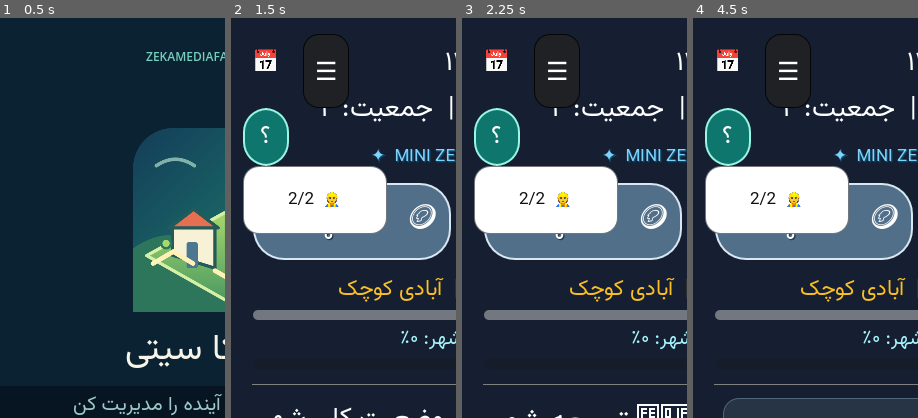
Above: before the commit, frames 1-4 (left to right).
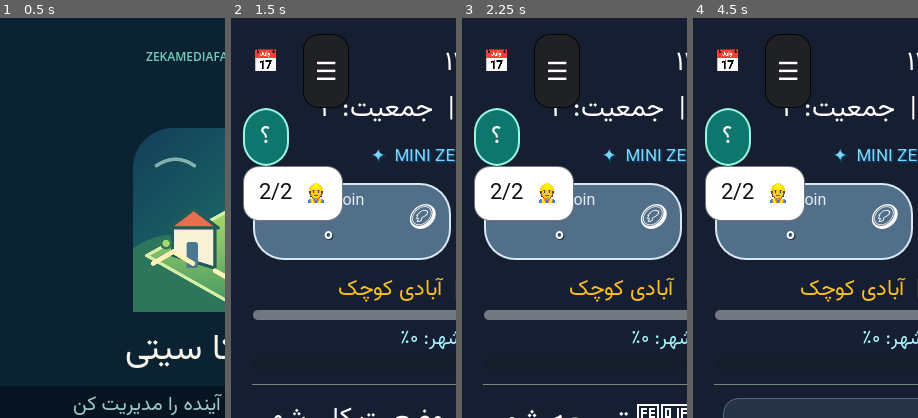
Above: after the commit, the same moments.

Repository: zekainstabot/mini-zeka-city
Game: Godot game, scene res://Main.tscn
The game is run twice, just before and just after one commit, with the same random seed, the same clock (stepped at 60 frames per second) and the same inputs.
Inputs (mouse positions are % of the whole screen's width and height, from its top left):
- Up to frame 1 (0.5 s): no input
- Up to frame 2 (1.5 s): click (50, 54) at 0.52 s; type "12" at 0.6 s; click "رفتن به مأموریت‌ها ←" at 1.25 s
- Up to frame 3 (2.25 s): click "🏗️ توسعه" at 2 s
- Up to frame 4 (4.5 s): click "🏗️ ساختمان‌ها و ساخت‌وساز" at 2.75 s; click "🛣️ توسعه شهر و حمل‌ونقل" at 3.5 s; click "🏆 دستاوردها" at 4.25 s
The pictures show only the part of the screen within x 0-50%, y 0-50%; the shares and areas given below are measured in that part.

Frame 1 is identical in both runs. In frame 2, 5.8% of the frame differs, in the area x 5-70%, y 37-54%; in frame 3, 5.8%; in frame 4, 5.8%.

Commit message:
Polish compact construction shortcut sizing

Diff:
--- a/scripts/Main.gd
+++ b/scripts/Main.gd
@@ -908,10 +908,10 @@
 			report_button.position = Vector2(right_edge - 58.0, inset.y + 166.0)
 			_apply_font(report_button, 25)
 		if construction_capacity_button != null and is_instance_valid(construction_capacity_button):
-			construction_capacity_button.custom_minimum_size = Vector2(144, 68)
-			construction_capacity_button.size = Vector2(144, 68)
+			construction_capacity_button.custom_minimum_size = Vector2(100, 50)
+			construction_capacity_button.size = Vector2(100, 50)
 			construction_capacity_button.position = Vector2(inset.x + 12.0, inset.y + 148.0)
-			_apply_font(construction_capacity_button, 12)
+			_apply_font(construction_capacity_button, 17)
 	else:
 		if daily_reward_button != null and is_instance_valid(daily_reward_button):
 			daily_reward_button.custom_minimum_size = Vector2(56, 54)
@@ -939,10 +939,10 @@
 			report_button.position = Vector2(right_edge - 50.0, inset.y + 138.0)
 			_apply_font(report_button, 25)
 		if construction_capacity_button != null and is_instance_valid(construction_capacity_button):
-			construction_capacity_button.custom_minimum_size = Vector2(158, 70)
-			construction_capacity_button.size = Vector2(158, 70)
+			construction_capacity_button.custom_minimum_size = Vector2(100, 50)
+			construction_capacity_button.size = Vector2(100, 50)
 			construction_capacity_button.position = Vector2(inset.x + 16.0, inset.y + 96.0)
-			_apply_font(construction_capacity_button, 15)
+			_apply_font(construction_capacity_button, 17)
 	if day_night_hud != null and is_instance_valid(day_night_hud):
 		# Anchor the clock to the upper-right; reserve a separate right-side
 		# shortcut rail below it on narrow phones.
@@ -1827,7 +1827,7 @@
 	construction_capacity_button = Button.new()
 	construction_capacity_button.name = "ConstructionCapacityButton"
 	construction_capacity_button.text = "👷  2/2"
-	construction_capacity_button.custom_minimum_size = Vector2(104, 52)
+	construction_capacity_button.custom_minimum_size = Vector2(100, 50)
 	construction_capacity_button.anchor_left = 0.0
 	construction_capacity_button.anchor_top = 0.0
 	construction_capacity_button.anchor_right = 0.0
@@ -1838,7 +1838,7 @@
 	construction_capacity_button.autowrap_mode = TextServer.AUTOWRAP_OFF
 	construction_capacity_button.alignment = HORIZONTAL_ALIGNMENT_CENTER
 	construction_capacity_button.tooltip_text = "مشاهده پروژه‌های در حال ساخت و پیشنهاد ساخت"
-	_apply_font(construction_capacity_button, 15)
+	_apply_font(construction_capacity_button, 17)
 	_style_button(construction_capacity_button, false)
 	construction_capacity_button.pressed.connect(_open_construction_details)
 	add_child(construction_capacity_button)
@@ -2019,7 +2019,7 @@
 		{"need":"education", "building_id":"school", "reason":"آموزش شهروندان ضعیف است؛ ساخت مدرسه را پیشنهاد می‌کنم."},
 		{"need":"safety", "building_id":"police_station", "reason":"امنیت شهر پایین است؛ ساخت کلانتری می‌تواند کمک کند."},
 		{"need":"leisure", "building_id":"small_park", "reason":"تفریح شهروندان کم است؛ یک پارک کوچک بساز."},
-		{"need":"sanitation", "buildinging_id":"waste_facility", "reason":"بهداشت محیط شهر نیاز به تقویت دارد؛ مرکز مدیریت پسماند بساز."}
+		{"need":"sanitation", "building_id":"waste_facility", "reason":"بهداشت محیط شهر نیاز به تقویت دارد؛ مرکز مدیریت پسماند بساز."}
 	]
 	var selected = {}
 	var lowest_value = 101
@@ -2030,7 +2030,7 @@
 			selected = candidate
 	if selected.is_empty() or lowest_value >= 75:
 		selected = {"building_id":"small_park", "reason":"وضعیت خدمات شهر متعادل است؛ برای افزایش رضایت شهروندان، پارک کوچک گزینه خوبی برای پروژه بعدی است."}
-	var building_id = str(selected.get("building_id", selected.get("buildinging_id", "")))
+	var building_id = str(selected.get("building_id", ""))
 	var definition = game.get_building_definitions().get(building_id, {})
 	if definition.is_empty():
 		return {}
